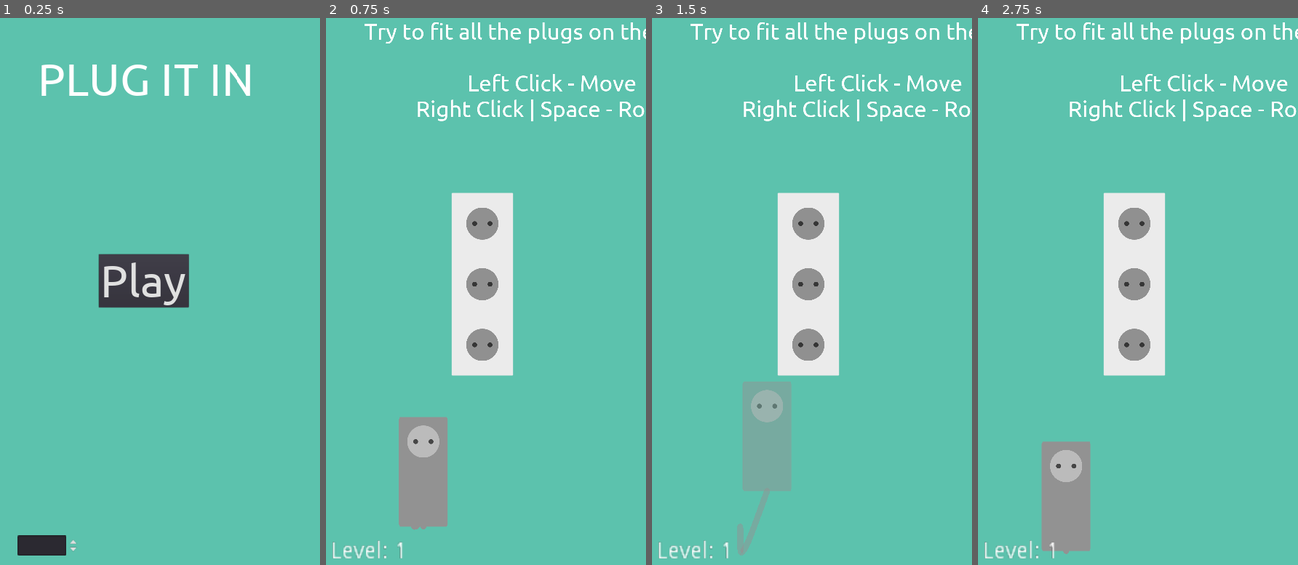
Above: before the commit, frames 1-4 (left to right).
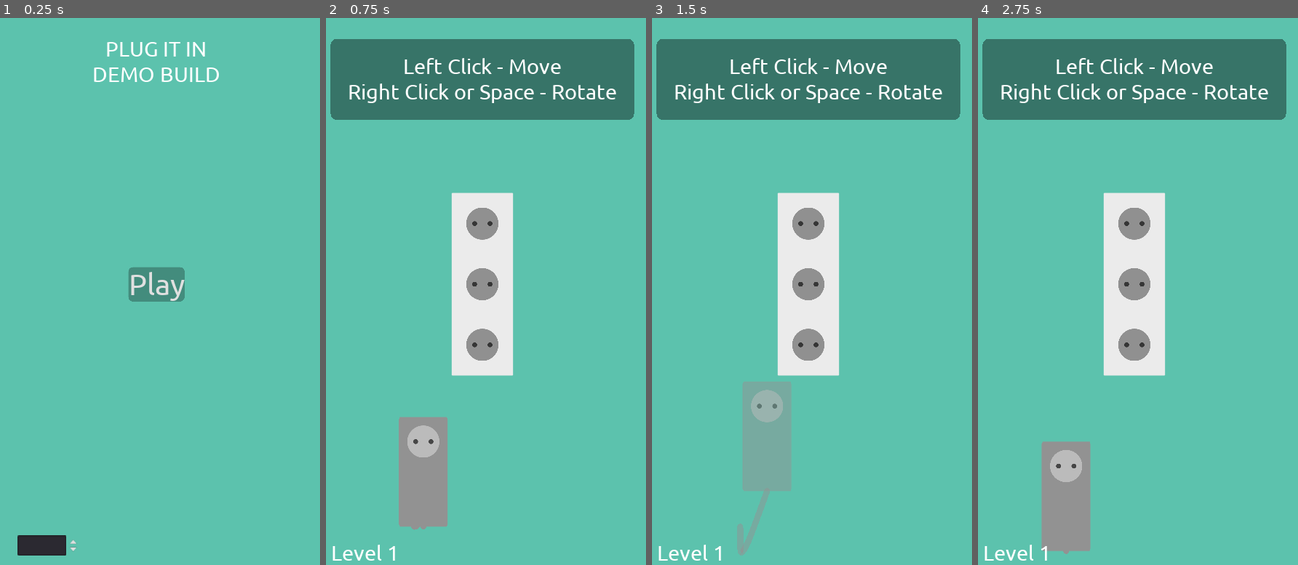
Above: after the commit, the same moments.

Repository: unSAME-Studio/ProjectOutlet
Game: Godot game, scene res://scenes/Menu.tscn
The game is run twice, just before and just after one commit, with the same random seed, the same clock (stepped at 60 frames per second) and the same inputs.
Inputs (mouse positions are in pixels of both pictures, inside the frame that each line leads up to):
- Up to frame 1 (0.25 s): no input
- Up to frame 2 (0.75 s): click "Play" at 0.5 s
- Up to frame 3 (1.5 s): drag from (741, 493) to (840, 154) at 1.27 s
- Up to frame 4 (2.75 s): drag from (1067, 313) to (1074, 472) at 2.02 s

The runs differ from the first frame. In frame 1, 4.5% of the frame differs, in the area x 12-79%, y 4-54%; in frame 2, 15%, in the area x 1-100%, y 0-100%; in frame 3, 15%; in frame 4, 15%.

Commit message:
Big Update
 to add some juice

Diff:
--- a/objects/Plug.gd
+++ b/objects/Plug.gd
@@ -94,8 +94,20 @@
 
 		if closest_point:
 			set_global_position(lerp(get_global_position(), closest_point.get_global_position(), 25 * delta))
+
+			if closest_point.check_fit(self):
+				set_modulate(Color(0,0.5,0.5,0.5))
+				cable.set_modulate(Color(0,0.5,0.5,0.5))
+			else:
+				closest_point = null
+
+				set_modulate(Color(1,0.5,0.5,0.5))
+				cable.set_modulate(Color(1,0.5,0.5,0.5))
 		else:
 			set_global_position(lerp(get_global_position(), get_global_mouse_position(), 25 * delta))
+
+			set_modulate(Color(1,1,1,0.5))
+			cable.set_modulate(Color(1,1,1,0.5))
 
 	else:
 		if rest_point:
@@ -122,7 +134,7 @@
 				# if found another close point, select it
 				# else send back to original point
 				# check for overlapping tiles (IMPORTANT)
-				if closest_point and closest_point.check_fit(self):
+				if closest_point:
 					rest_point = closest_point
 					rest_point.select()
 
@@ -132,10 +144,13 @@
 					Global.console.detect_complete()
 
 					get_node("Out%d" % (randi() % 2)).play()
-
-					$Body.set_color(Color("2f936d"))
-					$Head.set_modulate(Color("2f936d"))
-					cable.get_node("Line2D").set_default_color(Color("2f936d"))
+					$AnimationPlayer.play("body_hint")
+
+					#$Body.set_color(Color("2f936d"))
+					#$Head.set_modulate(Color("2f936d"))
+					#cable.get_node("Line2D").set_default_color(Color("2f936d"))
+					set_modulate(Color("44d29c"))
+					cable.set_modulate(Color("44d29c"))
 
 					set_z_index(4)
 
@@ -150,9 +165,11 @@
 					Global.console.avaliable_plugs[self] = 0
 					Global.console.attached_plugs.erase(self)
 
-					$Body.set_color(Color("939393"))
-					$Head.set_modulate(Color("ffffff"))
-					cable.get_node("Line2D").set_default_color(Color("939393"))
+					#$Body.set_color(Color("939393"))
+					#$Head.set_modulate(Color("ffffff"))
+					#cable.get_node("Line2D").set_default_color(Color("939393"))
+					set_modulate(Color("ffffff"))
+					cable.set_modulate(Color("ffffff"))
 
 					set_z_index(6)
 
@@ -193,3 +210,5 @@
 	#		get_rotation(), target_rotation, 0.15,
 	#		Tween.TRANS_CIRC, Tween.EASE_OUT)
 	#tween.start()
+
+	$AnimationPlayer.play("head_hint")
--- a/objects/Plug.tscn
+++ b/objects/Plug.tscn
@@ -14,6 +14,40 @@
 [sub_resource type="RectangleShape2D" id=1]
 extents = Vector2( 32, 64 )
 
+[sub_resource type="Animation" id=3]
+resource_name = "body_hint"
+length = 0.15
+step = 0.01
+tracks/0/type = "value"
+tracks/0/path = NodePath(".:scale")
+tracks/0/interp = 1
+tracks/0/loop_wrap = true
+tracks/0/imported = false
+tracks/0/enabled = true
+tracks/0/keys = {
+"times": PoolRealArray( 0, 0.02, 0.15 ),
+"transitions": PoolRealArray( 0.5, 2, 1 ),
+"update": 0,
+"values": [ Vector2( 1, 1 ), Vector2( 1.2, 1.2 ), Vector2( 1, 1 ) ]
+}
+
+[sub_resource type="Animation" id=2]
+resource_name = "head_hint"
+length = 0.15
+step = 0.01
+tracks/0/type = "value"
+tracks/0/path = NodePath("Head:scale")
+tracks/0/interp = 1
+tracks/0/loop_wrap = true
+tracks/0/imported = false
+tracks/0/enabled = true
+tracks/0/keys = {
+"times": PoolRealArray( 0, 0.02, 0.15 ),
+"transitions": PoolRealArray( 0.5, 2, 1 ),
+"update": 0,
+"values": [ Vector2( 0.6, 0.6 ), Vector2( 0.8, 0.8 ), Vector2( 0.6, 0.6 ) ]
+}
+
 [node name="Plug" type="Area2D"]
 z_index = 6
 script = ExtResource( 1 )
@@ -25,8 +59,8 @@
 shape = SubResource( 1 )
 
 [node name="Body" type="Polygon2D" parent="."]
+modulate = Color( 0.576471, 0.576471, 0.576471, 1 )
 position = Vector2( -32, -32 )
-color = Color( 0.576471, 0.576471, 0.576471, 1 )
 antialiased = true
 texture = ExtResource( 8 )
 polygon = PoolVector2Array( -32, -32, -32, 96, 96, 96, 96, -32 )
@@ -68,4 +102,8 @@
 
 [node name="Tween" type="Tween" parent="."]
 
+[node name="AnimationPlayer" type="AnimationPlayer" parent="."]
+anims/body_hint = SubResource( 3 )
+anims/head_hint = SubResource( 2 )
+
 [connection signal="input_event" from="." to="." method="_on_Plug_input_event"]
--- a/scenes/Editor.tscn
+++ b/scenes/Editor.tscn
@@ -1,9 +1,14 @@
 [gd_scene format=2]
 
-[node name="Node" type="Node"]
+[node name="Editor" type="Node"]
 
 [node name="Control" type="Control" parent="."]
 anchor_right = 1.0
 anchor_bottom = 1.0
 
-[node name="AudioStreamPlayer" type="AudioStreamPlayer" parent="."]
+[node name="Node2D" type="Node2D" parent="."]
+
+[node name="Camera2D" type="Camera2D" parent="Node2D"]
+
+[node name="TileMap" type="TileMap" parent="Node2D"]
+format = 1
--- a/scenes/Main.tscn
+++ b/scenes/Main.tscn
@@ -1,9 +1,15 @@
-[gd_scene load_steps=5 format=2]
+[gd_scene load_steps=6 format=2]
 
-[ext_resource path="res://sounds/Fixaproblem.ogg" type="AudioStream" id=1]
-[ext_resource path="res://ui/fonts/Ubuntu_Reg.tres" type="DynamicFont" id=2]
+[ext_resource path="res://ui/ui_blur.gdshader" type="Shader" id=2]
 [ext_resource path="res://scripts/console.gd" type="Script" id=3]
 [ext_resource path="res://objects/OutletGrid.tscn" type="PackedScene" id=4]
+[ext_resource path="res://ui/theme.tres" type="Theme" id=5]
+
+[sub_resource type="ShaderMaterial" id=2]
+shader = ExtResource( 2 )
+shader_param/blur_amount = 5.0
+shader_param/mix_amount = 0.4
+shader_param/color_over = Color( 0, 0, 0, 1 )
 
 [node name="Main" type="Node"]
 
@@ -17,41 +23,86 @@
 anchor_bottom = 1.0
 mouse_filter = 2
 
-[node name="Label" type="Label" parent="CanvasLayer/Control"]
-anchor_left = 0.5
-anchor_right = 0.5
-margin_left = -390.0
-margin_top = 83.0
-margin_right = -157.0
-margin_bottom = 97.0
-rect_scale = Vector2( 0.5, 0.5 )
-custom_fonts/font = ExtResource( 2 )
-text = "Try to fit all the plugs on the outlets!
+[node name="CenterContainer" type="CenterContainer" parent="CanvasLayer/Control"]
+anchor_right = 1.0
+anchor_bottom = 0.297
+margin_bottom = -0.240051
+mouse_filter = 2
 
-Left Click - Move
-Right Click | Space - Rotate"
+[node name="PanelContainer" type="PanelContainer" parent="CanvasLayer/Control/CenterContainer"]
+material = SubResource( 2 )
+margin_left = 40.0
+margin_top = 153.0
+margin_right = 1040.0
+margin_bottom = 416.0
+theme = ExtResource( 5 )
+
+[node name="MarginContainer" type="MarginContainer" parent="CanvasLayer/Control/CenterContainer/PanelContainer"]
+margin_right = 1000.0
+margin_bottom = 263.0
+custom_constants/margin_top = 50
+custom_constants/margin_bottom = 50
+
+[node name="Intruction" type="Label" parent="CanvasLayer/Control/CenterContainer/PanelContainer/MarginContainer"]
+margin_top = 50.0
+margin_right = 1000.0
+margin_bottom = 213.0
+rect_min_size = Vector2( 1000, 0 )
+theme = ExtResource( 5 )
+text = "Left Click - Move
+Right Click or Space - Rotate"
+align = 1
+valign = 1
+autowrap = true
+
+[node name="OverScreen" type="CenterContainer" parent="CanvasLayer/Control"]
+visible = false
+anchor_right = 1.0
+anchor_bottom = 1.0
+
+[node name="PanelContainer" type="PanelContainer" parent="CanvasLayer/Control/OverScreen"]
+material = SubResource( 2 )
+margin_left = 540.0
+margin_top = 960.0
+margin_right = 540.0
+margin_bottom = 960.0
+theme = ExtResource( 5 )
+
+[node name="MarginContainer" type="MarginContainer" parent="CanvasLayer/Control/OverScreen/PanelContainer"]
+margin_right = 653.0
+margin_bottom = 423.0
+custom_constants/margin_right = 30
+custom_constants/margin_top = 30
+custom_constants/margin_left = 30
+custom_constants/margin_bottom = 30
+
+[node name="VBoxContainer" type="VBoxContainer" parent="CanvasLayer/Control/OverScreen/PanelContainer/MarginContainer"]
+margin_left = 30.0
+margin_top = 30.0
+margin_right = 623.0
+margin_bottom = 393.0
+alignment = 1
+
+[node name="Tag" type="Label" parent="CanvasLayer/Control/OverScreen/PanelContainer/MarginContainer/VBoxContainer"]
+margin_right = 593.0
+margin_bottom = 246.0
+size_flags_vertical = 6
+theme = ExtResource( 5 )
+text = "
+Puzzle Completed!
+"
 align = 1
 valign = 1
 
-[node name="Tag" type="Label" parent="CanvasLayer/Control"]
-visible = false
-anchor_left = 0.5
-anchor_right = 0.5
-margin_left = -400.0
-margin_top = 930.0
-margin_right = -167.0
-margin_bottom = 961.0
-rect_scale = Vector2( 3.42883, 3.40738 )
-text = "PUZZLE COMPLETE!"
-align = 1
-valign = 1
-
-[node name="Button" type="Button" parent="CanvasLayer/Control/Tag"]
-margin_left = 191.319
-margin_top = 3.81525
-margin_right = 235.319
-margin_bottom = 23.8152
-text = "NEXT"
+[node name="Button" type="Button" parent="CanvasLayer/Control/OverScreen/PanelContainer/MarginContainer/VBoxContainer"]
+margin_top = 250.0
+margin_right = 593.0
+margin_bottom = 363.0
+focus_mode = 0
+mouse_default_cursor_shape = 2
+theme = ExtResource( 5 )
+enabled_focus_mode = 0
+text = "Next"
 
 [node name="Level" type="Label" parent="CanvasLayer/Control"]
 anchor_top = 1.0
@@ -60,8 +111,8 @@
 margin_top = -115.0
 margin_right = 97.0
 margin_bottom = -101.0
-rect_scale = Vector2( 4.9508, 5.53508 )
-text = "LEVEL : 1"
+theme = ExtResource( 5 )
+text = "Level 1"
 
 [node name="Node2D" type="Node2D" parent="."]
 
@@ -70,9 +121,4 @@
 
 [node name="OutletGrid" parent="Node2D" instance=ExtResource( 4 )]
 
-[node name="AudioStreamPlayer" type="AudioStreamPlayer" parent="."]
-stream = ExtResource( 1 )
-volume_db = -12.235
-bus = "Music"
-
-[connection signal="pressed" from="CanvasLayer/Control/Tag/Button" to="Console" method="next_level"]
+[connection signal="pressed" from="CanvasLayer/Control/OverScreen/PanelContainer/MarginContainer/VBoxContainer/Button" to="Console" method="next_level"]
--- a/scenes/Menu.tscn
+++ b/scenes/Menu.tscn
@@ -1,7 +1,8 @@
-[gd_scene load_steps=3 format=2]
+[gd_scene load_steps=4 format=2]
 
 [ext_resource path="res://scenes/Menu.gd" type="Script" id=1]
 [ext_resource path="res://ui/fonts/Ubuntu_Reg.tres" type="DynamicFont" id=2]
+[ext_resource path="res://ui/theme.tres" type="Theme" id=3]
 
 [node name="Menu" type="Node"]
 script = ExtResource( 1 )
@@ -9,18 +10,6 @@
 [node name="Control" type="Control" parent="."]
 anchor_right = 1.0
 anchor_bottom = 1.0
-
-[node name="Play" type="Button" parent="Control"]
-anchor_left = 0.5
-anchor_top = 0.5
-anchor_right = 0.5
-anchor_bottom = 0.5
-margin_left = -190.0
-margin_top = -99.0
-margin_right = 107.0
-margin_bottom = 76.0
-custom_fonts/font = ExtResource( 2 )
-text = "Play"
 
 [node name="SpinBox" type="SpinBox" parent="Control"]
 anchor_top = 1.0
@@ -31,40 +20,52 @@
 margin_bottom = -107.0
 rect_scale = Vector2( 2.78083, 2.76677 )
 min_value = 1.0
-max_value = 5.0
+max_value = 8.0
 value = 1.0
 
 [node name="Label" type="Label" parent="Control"]
 anchor_left = 0.5
 anchor_right = 0.5
-margin_left = -390.0
-margin_top = 200.0
-margin_right = 327.003
-margin_bottom = 369.0
+margin_left = -359.0
+margin_right = 358.0
+margin_bottom = 449.0
 custom_fonts/font = ExtResource( 2 )
-text = "Plug It In"
+text = "Plug It In
+Demo BUILD"
+align = 1
+valign = 1
 uppercase = true
 
 [node name="CenterContainer" type="CenterContainer" parent="Control"]
-visible = false
 anchor_right = 1.0
 anchor_bottom = 1.0
+mouse_filter = 2
 
-[node name="HBoxContainer" type="HBoxContainer" parent="Control/CenterContainer"]
-margin_left = 480.0
-margin_top = 950.0
-margin_right = 600.0
-margin_bottom = 970.0
+[node name="VBoxContainer" type="VBoxContainer" parent="Control/CenterContainer"]
+margin_left = 445.0
+margin_top = 903.0
+margin_right = 635.0
+margin_bottom = 1016.0
 
-[node name="Button" type="Button" parent="Control/CenterContainer/HBoxContainer"]
-margin_right = 63.0
-margin_bottom = 20.0
-text = "Settings"
+[node name="Play" type="Button" parent="Control/CenterContainer/VBoxContainer"]
+margin_right = 190.0
+margin_bottom = 113.0
+focus_mode = 0
+mouse_default_cursor_shape = 2
+theme = ExtResource( 3 )
+enabled_focus_mode = 0
+text = "Play"
 
-[node name="Button3" type="Button" parent="Control/CenterContainer/HBoxContainer"]
-margin_left = 67.0
-margin_right = 120.0
-margin_bottom = 20.0
-text = "Levels"
+[node name="Editor" type="Button" parent="Control/CenterContainer/VBoxContainer"]
+visible = false
+margin_top = 179.0
+margin_right = 431.0
+margin_bottom = 354.0
+focus_mode = 0
+mouse_default_cursor_shape = 2
+custom_fonts/font = ExtResource( 2 )
+enabled_focus_mode = 0
+text = "Editor"
 
-[connection signal="pressed" from="Control/Play" to="." method="_on_Play_pressed"]
+[connection signal="pressed" from="Control/CenterContainer/VBoxContainer/Play" to="." method="_on_Play_pressed"]
+[connection signal="pressed" from="Control/CenterContainer/VBoxContainer/Editor" to="." method="_on_Play_pressed"]
--- a/scripts/console.gd
+++ b/scripts/console.gd
@@ -77,6 +77,44 @@
 	},
 	6: {
 		"grid": [
+			[1, 1],
+			[1, 1],
+			[2, 2]
+		],
+		"rot": [
+			[1, 3],
+			[1, 3],
+			[1, 1]
+		],
+		"plugs": [
+			[2, 2, 1, 0],
+			[2, 2, 1, 0, TYPE.ONE],
+			[3, 2, 0, 0],
+			[1, 2, 0, 0, TYPE.ONE],
+			[1, 1, 0, 0, TYPE.ONE],
+		]
+	},
+	7: {
+		"grid": [
+			[2, 3, 0],
+			[0, 3, 0],
+			[0, 2, 3]
+		],
+		"rot": [
+			[0, 0, 0],
+			[0, 0, 0],
+			[0, 1, 0]
+		],
+		"plugs": [
+			[1, 2, 0, 0],
+			[1, 2, 0, 0],
+			[1, 2, 0, 0],
+			[1, 2, 0, 0],
+			[1, 1, 0, 0, TYPE.ALL],
+		]
+	},
+	8: {
+		"grid": [
 			[1, 1, 0, 1, 0, 1, 0, 0, 1],
 			[1, 0, 0, 1, 0, 1, 1, 0, 1],
 			[1, 1, 0, 1, 0, 1, 0, 1, 1],
@@ -94,7 +132,7 @@
 func _ready():
 	Global.console = self
 
-	$"../CanvasLayer/Control/Level".set_text("Level: %d" % Global.current_level)
+	$"../CanvasLayer/Control/Level".set_text("Level %d" % Global.current_level)
 
 
 func detect_complete():
@@ -103,7 +141,7 @@
 
 
 func game_finished():
-	$"../CanvasLayer/Control/Tag".show()
+	$"../CanvasLayer/Control/OverScreen".show()
 
 
 func next_level():
--- a/ui/fonts/Ubuntu_Reg.tres
+++ b/ui/fonts/Ubuntu_Reg.tres
@@ -3,5 +3,5 @@
 [ext_resource path="res://ui/fonts/Ubuntu-Regular.ttf" type="DynamicFontData" id=1]
 
 [resource]
-size = 150
+size = 70
 font_data = ExtResource( 1 )
--- /dev/null
+++ b/ui/theme.tres
@@ -0,0 +1,47 @@
+[gd_resource type="Theme" load_steps=8 format=2]
+
+[ext_resource path="res://ui/fonts/Ubuntu-Regular.ttf" type="DynamicFontData" id=1]
+[ext_resource path="res://ui/fonts/Ubuntu_Reg.tres" type="DynamicFont" id=2]
+
+[sub_resource type="DynamicFont" id=1]
+size = 100
+font_data = ExtResource( 1 )
+
+[sub_resource type="StyleBoxFlat" id=3]
+bg_color = Color( 0, 0, 0, 0.6 )
+corner_radius_top_left = 15
+corner_radius_top_right = 15
+corner_radius_bottom_right = 15
+corner_radius_bottom_left = 15
+expand_margin_top = 5.0
+expand_margin_bottom = 5.0
+
+[sub_resource type="StyleBoxFlat" id=2]
+bg_color = Color( 0, 0, 0, 0.278431 )
+corner_radius_top_left = 15
+corner_radius_top_right = 15
+corner_radius_bottom_right = 15
+corner_radius_bottom_left = 15
+
+[sub_resource type="StyleBoxFlat" id=4]
+bg_color = Color( 1, 1, 1, 0.509804 )
+corner_radius_top_left = 15
+corner_radius_top_right = 15
+corner_radius_bottom_right = 15
+corner_radius_bottom_left = 15
+
+[sub_resource type="StyleBoxFlat" id=5]
+bg_color = Color( 0, 0, 0, 0.423529 )
+corner_radius_top_left = 20
+corner_radius_top_right = 20
+corner_radius_bottom_right = 20
+corner_radius_bottom_left = 20
+
+[resource]
+Button/fonts/font = SubResource( 1 )
+Button/styles/hover = SubResource( 3 )
+Button/styles/normal = SubResource( 2 )
+Button/styles/pressed = SubResource( 4 )
+Label/fonts/font = ExtResource( 2 )
+Panel/styles/panel = SubResource( 5 )
+PanelContainer/styles/panel = SubResource( 5 )
--- /dev/null
+++ b/ui/ui_blur.gdshader
@@ -0,0 +1,11 @@
+shader_type canvas_item;
+
+uniform float blur_amount : hint_range(-2.0, 10.0);
+uniform float mix_amount : hint_range(0.0, 1.0);
+uniform vec4 color_over : hint_color;
+
+void fragment() {
+	vec4 blurred = textureLod(SCREEN_TEXTURE, SCREEN_UV, blur_amount);
+	vec4 fin = mix(blurred, color_over, mix_amount);
+	COLOR = fin;
+}
Not shown: 1 places in objects/Plug.tscn that only renumber resources
